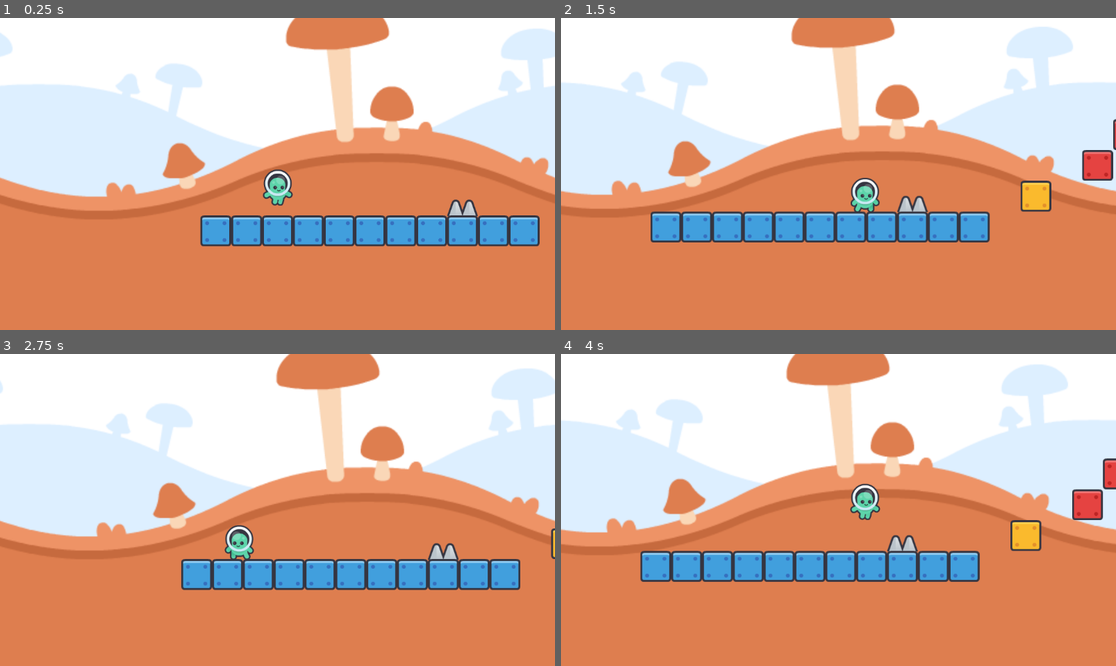
Above: before the commit, frames 1-4 (two rows, left to right).
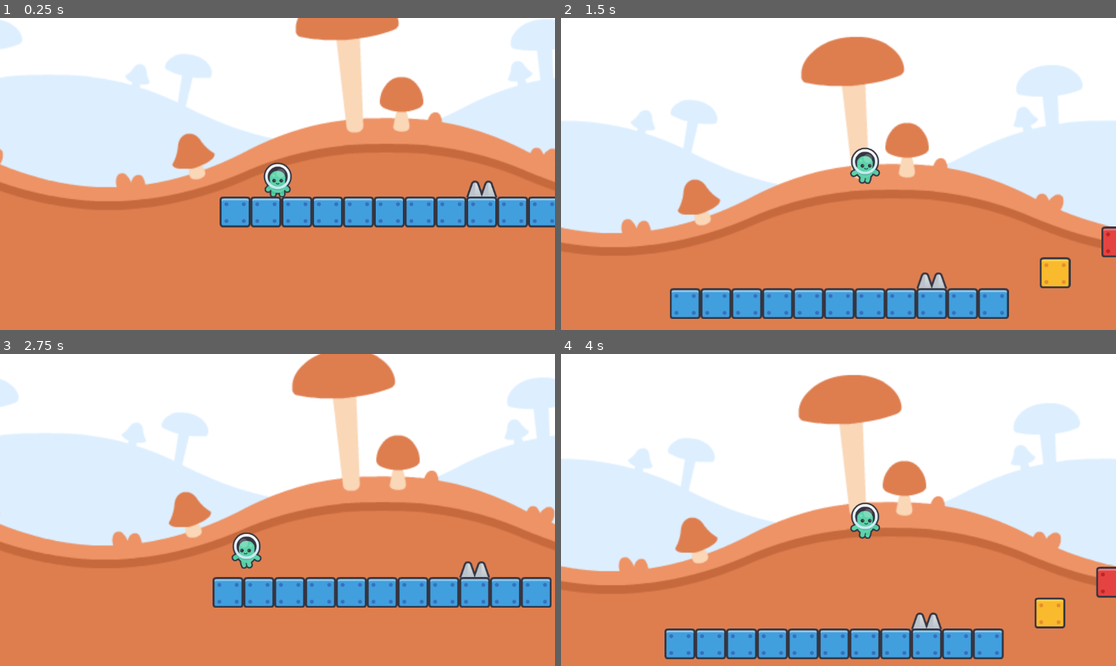
Above: after the commit, the same moments.

Repository: Joe-sire/2D-Platformer
Game: Godot game, scene res://Scenes/level_1.tscn
The game is run twice, just before and just after one commit, with the same random seed, the same clock (stepped at 60 frames per second) and the same inputs. The engine's default icon, where the game draws it, is replaced by a stand-in: a white triangle on a blue panel in a dark square.
Inputs:
- Up to frame 1 (0.25 s): no input
- Up to frame 2 (1.5 s): hold D (Right) from 0.53 s (still down); tap W (Forward) at 0.6, 0.77, 1.07, 1.35 s
- Up to frame 3 (2.75 s): tap W (Forward) at 1.52, 1.82, 2.1 s; release D (Right) at 2.03 s; hold A (Left) from 2.03 s (still down)
- Up to frame 4 (4 s): release A (Left) at 2.78 s; hold D (Right) from 2.78 s (still down); tap W (Forward) at 2.85, 3.02, 3.32, 3.6, 3.77 s

The runs differ from the first frame. In frame 1, 23% of the frame differs, in the area x 0-100%, y 0-74%; in frame 2, 40%; in frame 3, 23%; in frame 4, 41%, in the area x 0-100%, y 0-98%.

Commit message:
Jeff Doing jump 3

Diff:
--- a/Prefabs/player.tscn
+++ b/Prefabs/player.tscn
@@ -5,6 +5,7 @@
 [ext_resource type="Texture2D" uid="uid://dl3pncsyfp2cn" path="res://Sprites/spritesheet-characters-default.png" id="3_y5hcb"]
 [ext_resource type="AudioStream" uid="uid://dw4juky56uujn" path="res://Sounds/sfx_jump.ogg" id="4_2nftw"]
 [ext_resource type="AudioStream" uid="uid://xbigch5ps48w" path="res://Sounds/sfx_bump.ogg" id="5_knrd4"]
+[ext_resource type="AudioStream" uid="uid://cxna1kswrlskp" path="res://Sounds/sfx_magic.ogg" id="6_hck1p"]
 
 [sub_resource type="RectangleShape2D" id="RectangleShape2D_hbghi"]
 size = Vector2(56, 70)
@@ -93,3 +94,6 @@
 
 [node name="deathsound" type="AudioStreamPlayer" parent="." unique_id=126301019]
 stream = ExtResource("5_knrd4")
+
+[node name="jumpchange" type="AudioStreamPlayer" parent="." unique_id=1719870403]
+stream = ExtResource("6_hck1p")
--- a/Scenes/level_1.tscn
+++ b/Scenes/level_1.tscn
@@ -5,6 +5,10 @@
 [ext_resource type="PackedScene" uid="uid://nwiiwb87fhah" path="res://Prefabs/spike.tscn" id="3_evi0p"]
 [ext_resource type="Texture2D" uid="uid://bur0hkg4hv57n" path="res://Sprites/spritesheet-tiles-default.png" id="5_6444e"]
 [ext_resource type="Texture2D" uid="uid://dnjh75gxtkpw" path="res://Sprites/background_color_mushrooms.png" id="5_evi0p"]
+[ext_resource type="Script" uid="uid://ddbbs4m1eo8ml" path="res://Scripts/jump_set.gd" id="5_lsmp6"]
+
+[sub_resource type="RectangleShape2D" id="RectangleShape2D_lsmp6"]
+size = Vector2(178, 202)
 
 [sub_resource type="TileSetAtlasSource" id="TileSetAtlasSource_evi0p"]
 texture = ExtResource("5_6444e")
@@ -377,7 +381,7 @@
 offset = Vector2(0, -144.48)
 
 [node name="Player" parent="." unique_id=859195738 instance=ExtResource("1_7p6j4")]
-position = Vector2(416, 416)
+position = Vector2(376, 464)
 
 [node name="Spike" parent="." unique_id=626404845 instance=ExtResource("3_evi0p")]
 position = Vector2(800, 496)
@@ -390,6 +394,14 @@
 
 [node name="Portal" parent="." unique_id=2062139749 instance=ExtResource("3_7p6j4")]
 position = Vector2(2144, -152)
+
+[node name="Jump Set" type="Area2D" parent="." unique_id=91696400]
+position = Vector2(8, 24)
+script = ExtResource("5_lsmp6")
+
+[node name="CollisionShape2D" type="CollisionShape2D" parent="Jump Set" unique_id=1341175543]
+position = Vector2(1528, 136)
+shape = SubResource("RectangleShape2D_lsmp6")
 
 [node name="TileMapLayer" type="TileMapLayer" parent="." unique_id=1433010581]
 tile_map_data = PackedByteArray("AAAEAAgAAQAAAAAAAAAFAAgAAQAAAAAAAAAGAAgAAQAAAAAAAAAHAAgAAQAAAAAAAAAIAAgAAQAAAAAAAAAJAA …(320 unchanged characters)…
--- /dev/null
+++ b/Scripts/jump_bar.tscn
@@ -0,0 +1,7 @@
+[gd_scene format=3 uid="uid://bk63o5iufoiok"]
+
+[node name="JumpBar" type="Node2D" unique_id=1156639972]
+
+[node name="TextureProgressBar" type="TextureProgressBar" parent="." unique_id=853357830]
+offset_right = 40.0
+offset_bottom = 40.0
--- /dev/null
+++ b/Scripts/jump_set.gd
@@ -0,0 +1,6 @@
+extends Area2D
+
+func _on_body_entered(body):
+	if body.has_method("update_max_jumps"):
+		body.update_max_jumps(10)
+		body.get_node("jumpchange").play()
--- a/Scripts/player.gd
+++ b/Scripts/player.gd
@@ -6,48 +6,77 @@
 
 const SPEED = 300.0
 const JUMP_VELOCITY = -400.0
-var start_position = Vector2(512,256)
+const COYOTE_DURATION = 0.15 # Grace period in seconds
 
+# Changed these to variables so they can be modified mid-level
+var max_extra_jumps := 2
+var extra_jumps_left := 2
+var coyote_timer := 0.5
+var start_position = Vector2(512, 256)
+
+signal jumps_changed(new_current, new_max)
+
+func _ready():
+	# Update UI with initial values
+	jumps_changed.emit(extra_jumps_left, max_extra_jumps)
 
 func _physics_process(delta: float) -> void:
-	# Add the gravity.
-	if not is_on_floor():
+	# 1. Gravity & Coyote Timer Logic
+	if is_on_floor():
+		coyote_timer = COYOTE_DURATION
+		# Reset jumps when touching the ground
+		if extra_jumps_left != max_extra_jumps:
+			extra_jumps_left = max_extra_jumps
+			jumps_changed.emit(extra_jumps_left, max_extra_jumps)
+	else:
 		velocity += get_gravity() * delta
+		coyote_timer -= delta # Count down the grace period
 
-	# Handle jump.
-	if Input.is_action_just_pressed("Forward") and is_on_floor():
-		velocity.y = JUMP_VELOCITY
-		jumpsound.play()
+	# 2. Handle Jump Input
+	if Input.is_action_just_pressed("Forward"):
+		_try_jump()
 
-	# Get the input direction and handle the movement/deceleration.
-	# As good practice, you should replace UI actions with custom gameplay actions.
+	# 3. Horizontal Movement
 	var direction := Input.get_axis("Left", "Right")
 	if direction:
 		velocity.x = direction * SPEED
-		if velocity.x < 0.1:
-			animation.flip_h = true
-		else:
-			animation.flip_h = false
+		animation.flip_h = direction < 0
 	else:
 		velocity.x = move_toward(velocity.x, 0, SPEED)
 
 	move_and_slide()
+	_update_animations(direction)
 
+	if position.y > 832:
+		respawn()
+
+func _try_jump():
+	# If timer > 0, we treat it as a floor jump
+	if coyote_timer > 0:
+		_do_jump()
+		coyote_timer = 0 # Disable coyote time until next floor touch
+	elif extra_jumps_left > 0:
+		extra_jumps_left -= 1
+		jumps_changed.emit(extra_jumps_left, max_extra_jumps)
+		_do_jump()
+
+func _do_jump():
+	velocity.y = JUMP_VELOCITY
+	jumpsound.play()
+
+# Call this from an Area2D to increase the jump limit
+func update_max_jumps(amount: int):
+	max_extra_jumps = amount
+	extra_jumps_left = max_extra_jumps
+	jumps_changed.emit(extra_jumps_left, max_extra_jumps)
+
+func _update_animations(direction):
 	if is_on_floor():
-		if velocity.x < -0.1:
-			animation.play("run_2")
-		elif velocity.x > 0.1:
-			animation.play("run")
-		else:
-			animation.play("idle")
+		animation.play("run" if direction != 0 else "idle")
 	else:
 		animation.play("jump")
-
-	# Handle Respawn
-	if position.y > 832:
-		# Set Position
-		respawn()
 
 func respawn():
 	deathsound.play()
 	position = start_position
+	velocity = Vector2.ZERO
--- /dev/null
+++ b/Scripts/progress_bar.gd
@@ -0,0 +1,11 @@
+extends ProgressBar
+
+@export var player: CharacterBody2D
+
+func _ready():
+	if player:
+		player.jumps_changed.connect(_on_jumps_updated)
+
+func _on_jumps_updated(current, max_val):
+	max_value = max_val
+	value = current
Not shown, added: Scripts/jump_set.gd.uid
Not shown, added: Scripts/progress_bar.gd.uid
